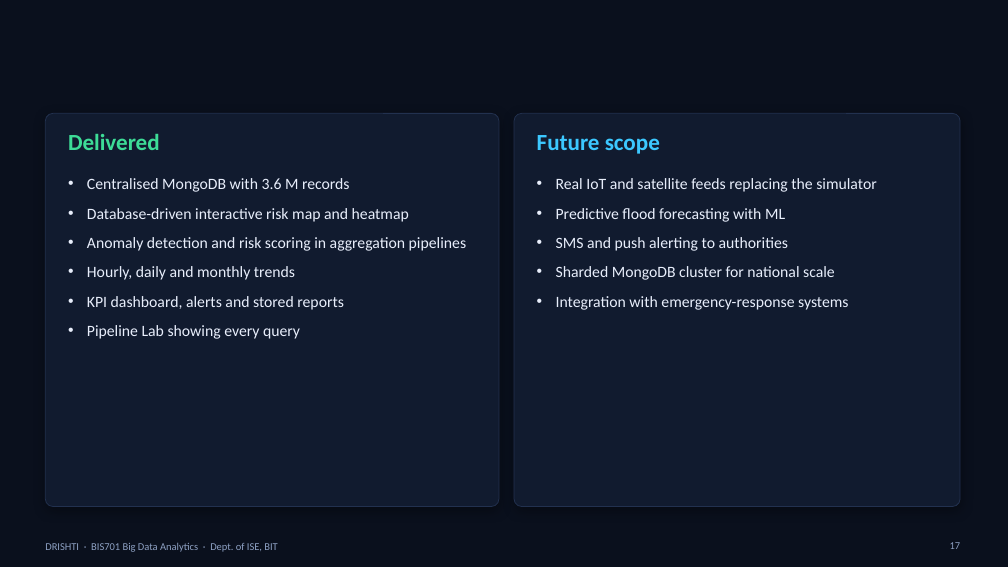
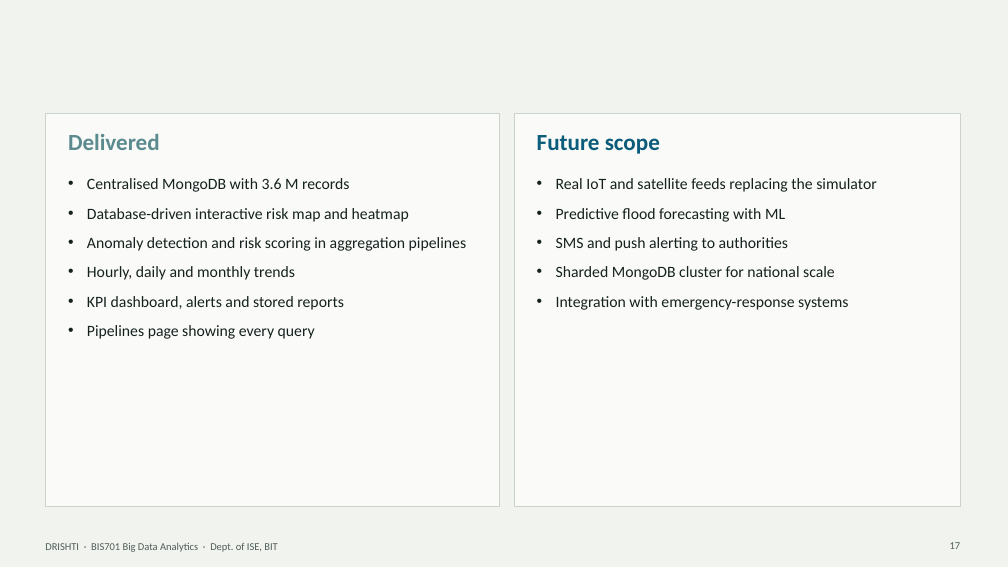
Before and after one commit to mevichitra/drishti-disaster-intelligence, a slide deck: slide 17 of docs/DRISHTI_BDA_Presentation.pptx. Drawn at 1008x567 pixels with LibreOffice and Linux fonts; fonts in the diff are those of the drawing. Boxes give left, top, right and bottom in pixels: in the first picture for what was removed or moved away, otherwise in the second. Text is boxed around its words. In the diff, an @@ line names an element or a change of style, - is before the commit and + after.

Commit message:
Redesign UI on a documented design system (flood-bulletin aesthetic); restyle deck

```diff
--- a/docs/DRISHTI_BDA_Presentation.pptx
+++ b/docs/DRISHTI_BDA_Presentation.pptx
@@ background #0A101D to #F1F3EF @@
@@ rectangle at bbox=[45, 113, 499, 507]: rounded rectangle to rectangle; fill #111B2F to #FAFBF8; outline #22314F 0.75 pt to #CBD2CA 0.75 pt; shadow off @@
@@ rectangle at bbox=[514, 113, 960, 507]: rounded rectangle to rectangle; fill #111B2F to #FAFBF8; outline #22314F 0.75 pt to #CBD2CA 0.75 pt; shadow off @@
@@ text "Delivered" at bbox=[68, 134, 160, 150]: text colour #3DDC97 to #5B8A8F @@
@@ text "Future scope" at bbox=[537, 135, 660, 154]: text colour #3CC8FF to #0B5C7A @@
@@ text at bbox=[87, 178, 466, 310]: text colour #E8EEFB to #15211E in "Centralised MongoDB with 3.6 M records", "Database-driven interactive risk map and heatmap", "Anomaly detection and risk scoring in aggregation ...", "Hourly, daily and monthly trends" and 1 more places @@
@@ text "Real IoT and satellite feeds ..." at bbox=[556, 178, 877, 310]: text colour #E8EEFB to #15211E @@
@@ text at bbox=[87, 325, 315, 339]: text changed; text colour #E8EEFB to #15211E @@
-• Pipeline Lab showing every query
+• Pipelines page showing every query
@@ text "DRISHTI · BIS701 Big Data ..." at bbox=[45, 543, 277, 552]: text colour #8DA0C2 to #4F5D58 @@
@@ page number at bbox=[950, 542, 961, 549]: text colour #8DA0C2 to #4F5D58 @@
```
Also in this commit, not shown: 17 other slides changed, 30 other files.
